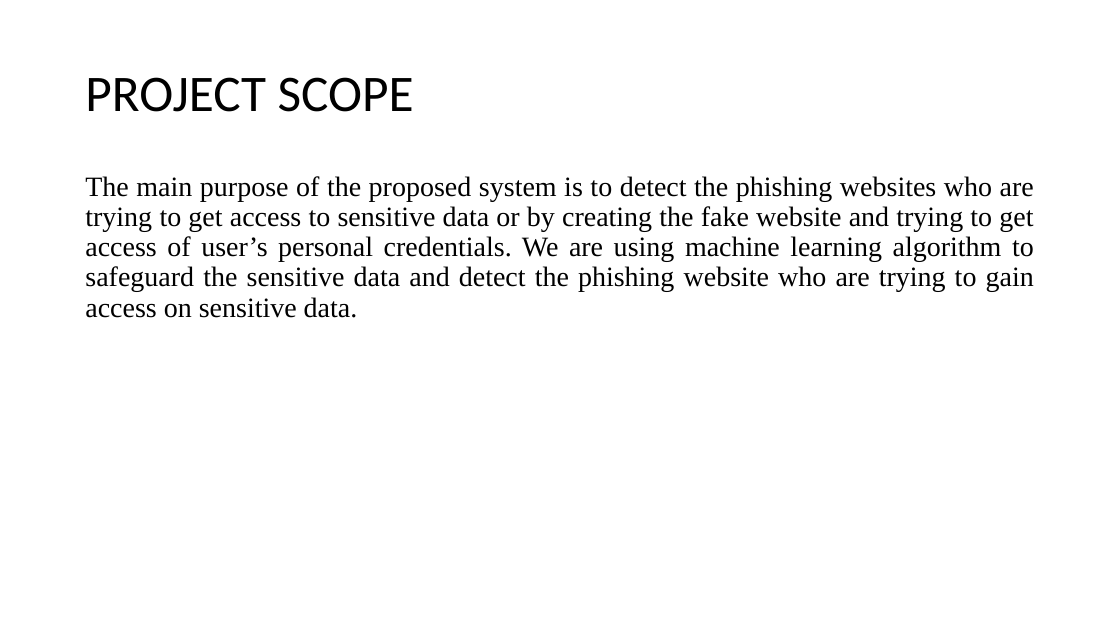
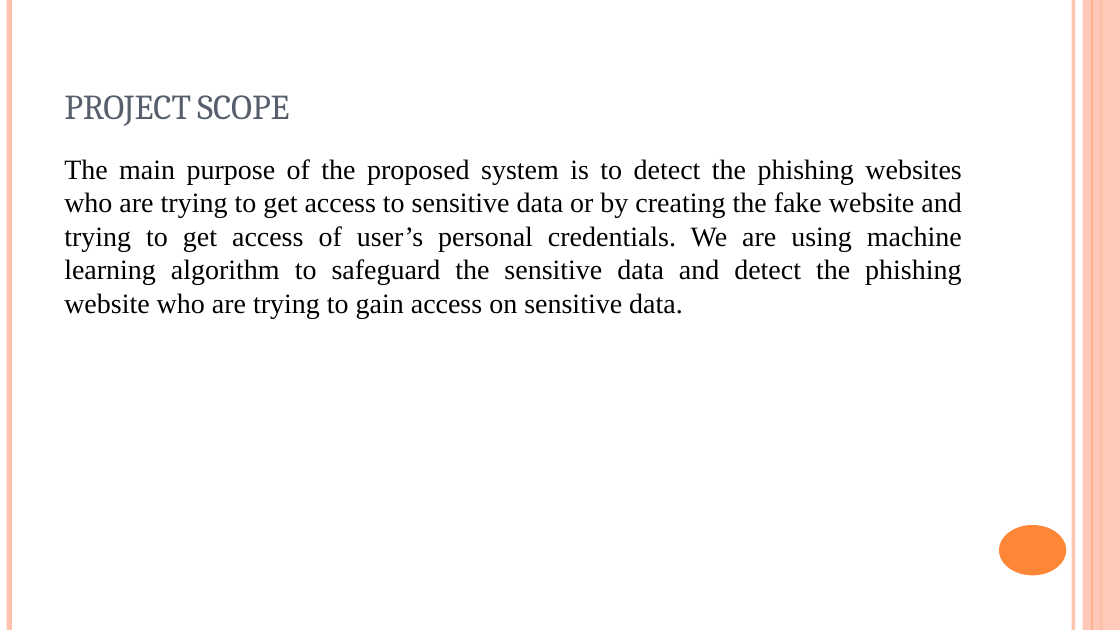
Before and after one commit to omkara18/Detection-Phishing-Website-Using-MI, a slide deck: slide 4 of Detection_Phishing Website_V1.0/Project_Review1/Review.pptx. Drawn at 1120x630 pixels with LibreOffice and Linux fonts; fonts in the diff are those of the drawing. Boxes give left, top, right and bottom in pixels: in the first picture for what was removed or moved away, otherwise in the second. Text is boxed around its words. In the diff, an @@ line names an element or a change of style, - is before the commit and + after.

Commit message:
Report
Details Of Phishing Detection Website Using ML

```diff
--- a/Detection_Phishing Website_V1.0/Project_Review1/Review.pptx
+++ b/Detection_Phishing Website_V1.0/Project_Review1/Review.pptx
@@ line added from (9, 0) to (9, 630), #FEC3AE 4.5 pt @@
@@ title "PROJECT SCOPE": place and size @@
-title "PROJECT SCOPE" at <box>85,77,414,112</box>
+title "PROJECT SCOPE" at <box>64,95,289,126</box>
@@ title "PROJECT SCOPE" at <box>64,95,289,126</box>: size 44 to 30 pt, font Calibri to Cambria, text colour #000000 to #575F6D, small capitals on; line spacing 0.9 to 1; vertical alignment middle to bottom @@
@@ line added from (1074, 0) to (1074, 630), #FEC3AE 3 pt @@
@@ rectangle added at <box>1083,0,1120,630</box>, fill #FEC3AE at 87% opacity @@
@@ line added from (1092, 0) to (1092, 630), #FE8637 0.75 pt @@
@@ line added from (1102, 0) to (1102, 630), #FE8637 1.5 pt @@
@@ text "The main purpose of the ...": place and size @@
-text "The main purpose of the ..." at <box>85,176,1034,318</box>
+text "The main purpose of the ..." at <box>64,159,962,319</box>
@@ text "The main purpose of the ..." at <box>64,159,962,319</box>: line spacing 0.9 to 1; less space between paragraphs @@
@@ ellipse added at <box>999,525,1066,576</box>, fill #FE8637 @@
```
Also in this commit, not shown: 18 other slides changed, 5 slides added, 5 slides removed, 1 other file.
